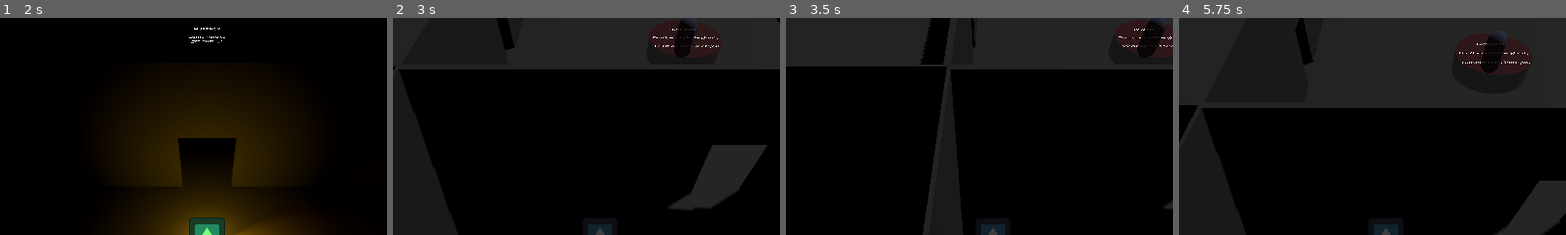
Above: before the commit, frames 1-4 (left to right).
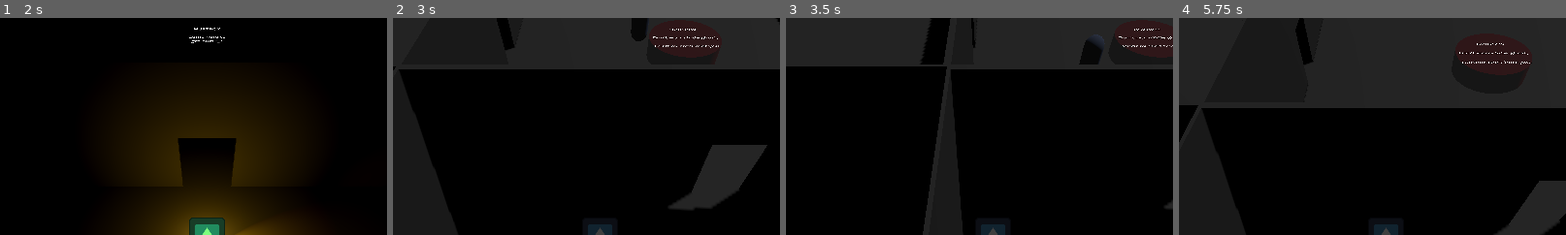
Above: after the commit, the same moments.

Repository: Rusty-Rat-Studios/dead-living-and-dying
Game: Godot game, scene res://game.tscn
The game is run twice, just before and just after one commit, with the same random seed, the same clock (stepped at 60 frames per second) and the same inputs. The engine's default icon, where the game draws it, is replaced by a stand-in: a white triangle on a blue panel in a dark square.
Inputs (mouse positions are % of the whole screen's width and height, from its top left):
- Up to frame 1 (2 s): tap Enter at 0.5 s; move the mouse to (45, 70) at 0.52 s; hold Up (ui_up) from 0.53 s (still down); tap Tab at 0.6, 1.35 s; move the mouse to (80, 65) at 1.27 s
- Up to frame 2 (3 s): move the mouse to (20, 35) at 2.02 s; release Up (ui_up) at 2.03 s; hold Left (ui_left) from 2.03 s (still down); tap Tab at 2.1, 2.85 s; move the mouse to (55, 50) at 2.77 s
- Up to frame 3 (3.5 s): keep holding Left (ui_left)
- Up to frame 4 (5.75 s): move the mouse to (35, 25) at 3.52 s; release Left (ui_left) at 3.53 s; hold Down (ui_down) 3.53-4.28 s; tap Tab at 3.6, 4.35, 5.1 s; move the mouse to (72, 45) at 4.27 s; hold Right (ui_right) 4.28-5.03 s; move the mouse to (30, 55) at 5.02 s; hold Up (ui_up) from 5.03 s (still down)
The pictures show only the part of the screen within x 23-73%, y 0-50%; the shares and areas given below are measured in that part.

Frame 1 is identical in both runs. In frame 2, 1.0% of the frame differs, in the area x 61-79%, y 0-18%; in frame 3, 1.2%, in the area x 75-98%, y 0-22%; in frame 4, 0.7%.
Error before the commit: Parse Error: Identifier "state_possessing" not declared in the current scope. (res://ghost/state_waiting.gd:73)

Commit message:
Remove possession substates

Diff:
--- a/base_classes/class_ghost_state.gd
+++ b/base_classes/class_ghost_state.gd
@@ -2,8 +2,7 @@
 extends State
 
 @export var state_waiting: State
-@export var state_possessing_waiting: State
-@export var state_possessing_attacking: State
+@export var state_possessing: State
 @export var state_stunned: State
 @export var state_attacking: State
 
--- a/ghost/ghost.tscn
+++ b/ghost/ghost.tscn
@@ -1,11 +1,9 @@
-[gd_scene load_steps=13 format=3 uid="uid://yihpxsaeuqdi"]
+[gd_scene load_steps=11 format=3 uid="uid://yihpxsaeuqdi"]
 
 [ext_resource type="Script" path="res://ghost/ghost.gd" id="1_vr82v"]
 [ext_resource type="Script" path="res://ghost/state_machine_ghost.gd" id="2_qkh1e"]
 [ext_resource type="Script" path="res://ghost/state_waiting.gd" id="3_gb04i"]
 [ext_resource type="Script" path="res://ghost/state_possessing.gd" id="4_muv24"]
-[ext_resource type="Script" path="res://ghost/state_possessing_waiting.gd" id="5_rk2xf"]
-[ext_resource type="Script" path="res://ghost/state_possessing_attacking.gd" id="6_oelh1"]
 [ext_resource type="Script" path="res://ghost/state_stunned.gd" id="7_yplap"]
 [ext_resource type="Script" path="res://ghost/state_attacking.gd" id="8_a4kr4"]
 
@@ -19,7 +17,8 @@
 
 [sub_resource type="CapsuleShape3D" id="CapsuleShape3D_cokcw"]
 
-[sub_resource type="BoxShape3D" id="BoxShape3D_6lg8h"]
+[sub_resource type="SphereShape3D" id="SphereShape3D_dnpbh"]
+radius = 1.0
 
 [node name="Ghost" type="CharacterBody3D"]
 collision_layer = 8
@@ -36,51 +35,31 @@
 script = ExtResource("2_qkh1e")
 starting_state = NodePath("Waiting")
 
-[node name="Waiting" type="Node" parent="StateMachine" node_paths=PackedStringArray("state_waiting", "state_possessing_waiting", "state_possessing_attacking", "state_stunned", "state_attacking")]
+[node name="Waiting" type="Node" parent="StateMachine" node_paths=PackedStringArray("state_waiting", "state_possessing", "state_stunned", "state_attacking")]
 script = ExtResource("3_gb04i")
 state_waiting = NodePath(".")
-state_possessing_waiting = NodePath("../Possessing/Waiting")
-state_possessing_attacking = NodePath("../Possessing/Attacking")
+state_possessing = NodePath("../Possessing")
 state_stunned = NodePath("../Stunned")
 state_attacking = NodePath("../Attacking")
 
-[node name="Possessing" type="Node" parent="StateMachine" node_paths=PackedStringArray("state_waiting", "state_possessing_waiting", "state_possessing_attacking", "state_stunned", "state_attacking")]
+[node name="Possessing" type="Node" parent="StateMachine" node_paths=PackedStringArray("state_waiting", "state_possessing", "state_stunned", "state_attacking")]
 script = ExtResource("4_muv24")
 state_waiting = NodePath("../Waiting")
-state_possessing_waiting = NodePath("Waiting")
-state_possessing_attacking = NodePath("Attacking")
+state_possessing = NodePath(".")
 state_stunned = NodePath("../Stunned")
 state_attacking = NodePath("../Attacking")
 
-[node name="Waiting" type="Node" parent="StateMachine/Possessing" node_paths=PackedStringArray("state_waiting", "state_possessing_waiting", "state_possessing_attacking", "state_stunned", "state_attacking")]
-script = ExtResource("5_rk2xf")
-state_waiting = NodePath("../../Waiting")
-state_possessing_waiting = NodePath(".")
-state_possessing_attacking = NodePath("../Attacking")
-state_stunned = NodePath("../../Stunned")
-state_attacking = NodePath("../../Attacking")
-
-[node name="Attacking" type="Node" parent="StateMachine/Possessing" node_paths=PackedStringArray("state_waiting", "state_possessing_waiting", "state_possessing_attacking", "state_stunned", "state_attacking")]
-script = ExtResource("6_oelh1")
-state_waiting = NodePath("../../Waiting")
-state_possessing_waiting = NodePath("../Waiting")
-state_possessing_attacking = NodePath(".")
-state_stunned = NodePath("../../Stunned")
-state_attacking = NodePath("../../Attacking")
-
-[node name="Stunned" type="Node" parent="StateMachine" node_paths=PackedStringArray("state_waiting", "state_possessing_waiting", "state_possessing_attacking", "state_stunned", "state_attacking")]
+[node name="Stunned" type="Node" parent="StateMachine" node_paths=PackedStringArray("state_waiting", "state_possessing", "state_stunned", "state_attacking")]
 script = ExtResource("7_yplap")
 state_waiting = NodePath("../Waiting")
-state_possessing_waiting = NodePath("../Possessing/Waiting")
-state_possessing_attacking = NodePath("../Possessing/Attacking")
+state_possessing = NodePath("../Possessing")
 state_stunned = NodePath(".")
 state_attacking = NodePath("../Attacking")
 
-[node name="Attacking" type="Node" parent="StateMachine" node_paths=PackedStringArray("state_waiting", "state_possessing_waiting", "state_possessing_attacking", "state_stunned", "state_attacking")]
+[node name="Attacking" type="Node" parent="StateMachine" node_paths=PackedStringArray("state_waiting", "state_possessing", "state_stunned", "state_attacking")]
 script = ExtResource("8_a4kr4")
 state_waiting = NodePath("../Waiting")
-state_possessing_waiting = NodePath("../Possessing/Waiting")
-state_possessing_attacking = NodePath("../Possessing/Attacking")
+state_possessing = NodePath("../Possessing")
 state_stunned = NodePath("../Stunned")
 state_attacking = NodePath(".")
 
@@ -92,4 +71,4 @@
 monitorable = false
 
 [node name="CollisionShape3D" type="CollisionShape3D" parent="PossessableDetector"]
-shape = SubResource("BoxShape3D_6lg8h")
+shape = SubResource("SphereShape3D_dnpbh")
--- a/ghost/state_possessing_attacking.gd
+++ /dev/null
@@ -1,12 +0,0 @@
-extends GhostState
-
-
-# Called when the node enters the scene tree for the first time.
-func _ready() -> void:
-	pass # Replace with function body.
-
-
-# Called every frame. 'delta' is the elapsed time since the previous frame.
-# gdlint:ignore = unused-argument
-func _process(delta: float) -> void:
-	pass
--- a/ghost/state_possessing_waiting.gd
+++ /dev/null
@@ -1,12 +0,0 @@
-extends GhostState
-
-
-# Called when the node enters the scene tree for the first time.
-func _ready() -> void:
-	pass # Replace with function body.
-
-
-# Called every frame. 'delta' is the elapsed time since the previous frame.
-# gdlint:ignore = unused-argument
-func _process(delta: float) -> void:
-	pass
